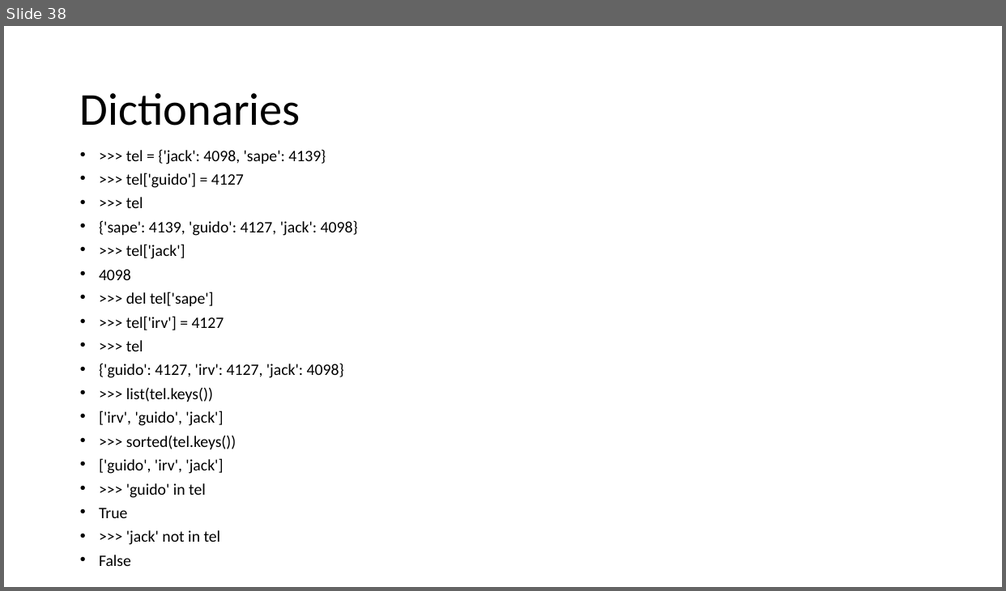
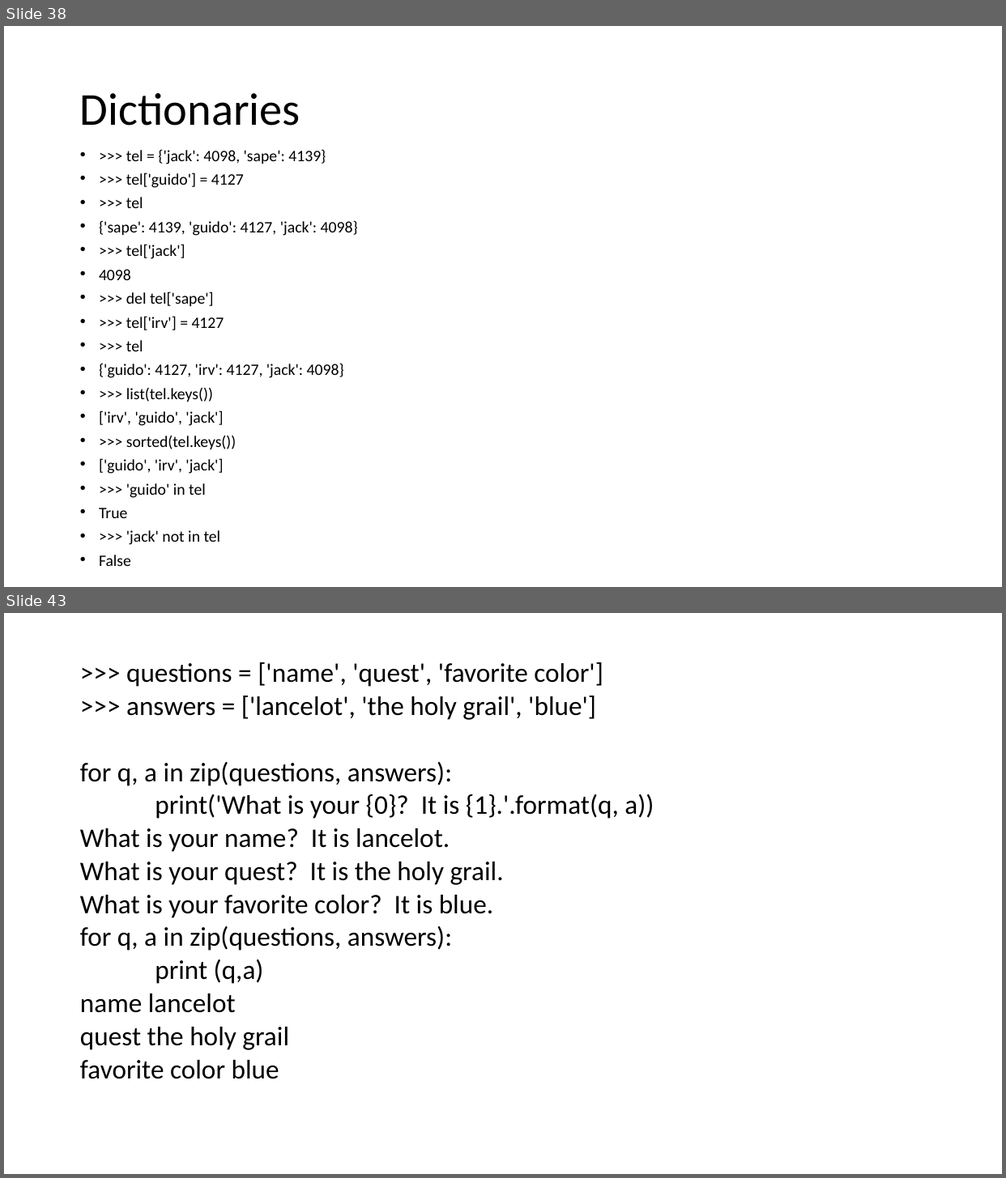
Before and after one commit to harry1180/python_basics, a slide deck: Introduction to Python.pptx. Shown one above the other, each under a label of ours: slide 38 before the commit, slides 38 and 43 after it; the slides between them are not shown. The pictures are 1006x591 and 1006x1178 pixels, drawn with LibreOffice and Linux fonts; fonts in the diff are those of the drawing. Boxes give left, top, right and bottom in pixels: in the first picture for what was removed or moved away, otherwise in the second. Text is boxed around its words. In the diff, an @@ line names an element or a change of style, - is before the commit and + after.

```diff
--- a/Introduction to Python.pptx
+++ b/Introduction to Python.pptx
@@ slide 43 added at (4, 613, 1002, 1174), background #FFFFFF @@
@@ text added at (80, 662, 654, 1080), 25.9 pt, text #000000 @@
+>>> questions = ['name', 'quest', 'favorite color']
+>>> answers = ['lancelot', 'the holy grail', 'blue']
+for q, a in zip(questions, answers):
+print('What is your {0}? It is {1}.'.format(q, a))
+What is your name? It is lancelot.
+What is your quest? It is the holy grail.
+What is your favorite color? It is blue.
+for q, a in zip(questions, answers):
+print (q,a)
+name lancelot
+quest the holy grail
+favorite color blue
```
Also in this commit, not shown: 4 other slides added, 4 other files.
